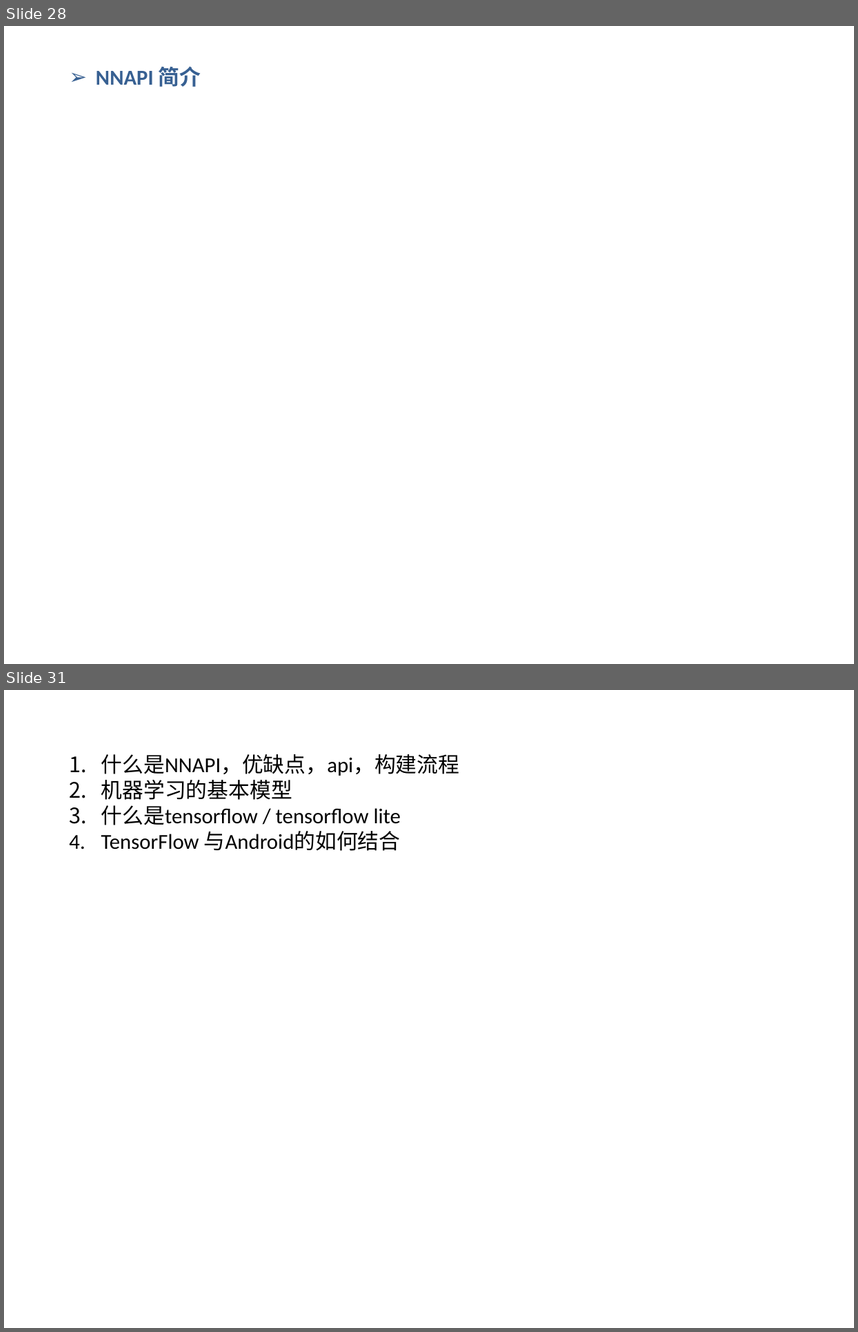
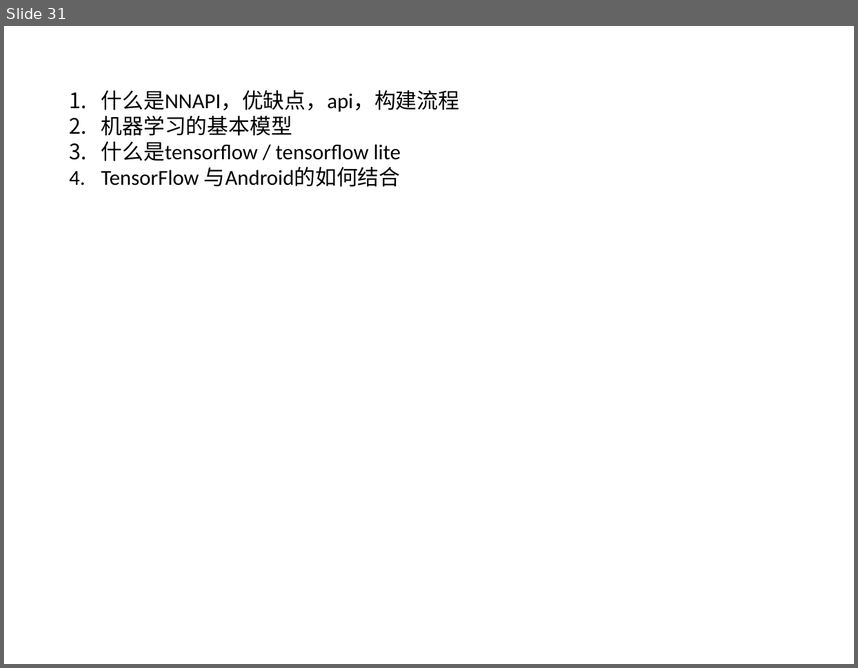
Before and after one commit to lqktz/document, a slide deck: temp/NNAPI.pptx. Shown one above the other, each under a label of ours: slides 28 and 31 before the commit, slide 31 after it; the slides between them are not shown. The pictures are 858x1332 and 858x668 pixels, drawn with LibreOffice and Linux fonts; fonts in the diff are those of the drawing. Boxes give left, top, right and bottom in pixels: in the first picture for what was removed or moved away, otherwise in the second. Text is boxed around its words. In the diff, an @@ line names an element or a change of style, - is before the commit and + after.

```diff
--- a/temp/NNAPI.pptx
+++ b/temp/NNAPI.pptx
@@ slide 28 removed at <box>4,26,854,664</box>, background #FFFFFF @@
@@ text removed at <box>96,66,201,87</box> @@
-➢ NNAPI 简介
```
Also in this commit, not shown: 2 slides changed, 1 slide added.
